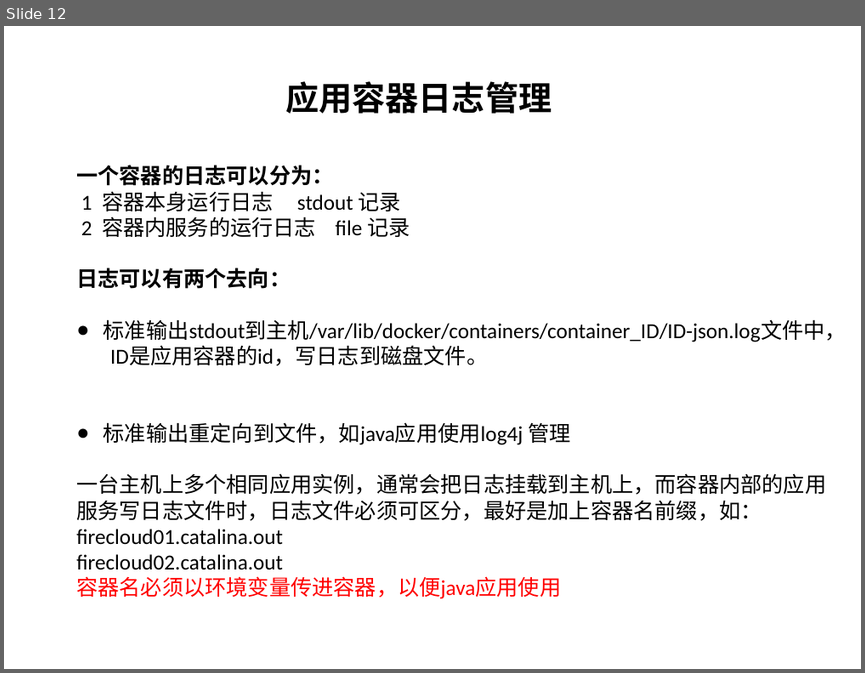
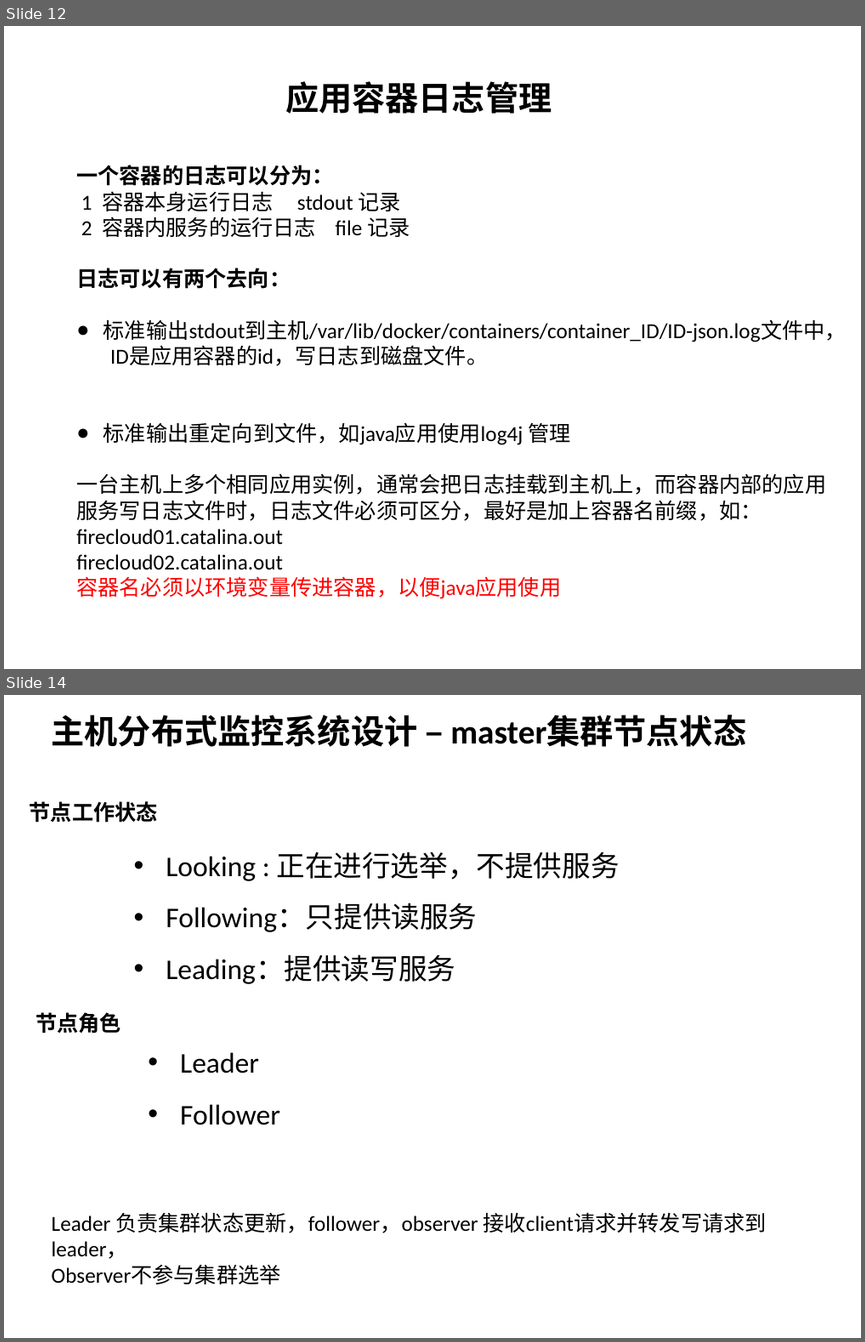
Before and after one commit to wsyx123/firecloud-server, a slide deck: description/firecloud-architecture.pptx. Shown one above the other, each under a label of ours: slide 12 before the commit, slides 12 and 14 after it; the slides between them are not shown. The pictures are 865x673 and 865x1342 pixels, drawn with LibreOffice and Linux fonts; fonts in the diff are those of the drawing. Boxes give left, top, right and bottom in pixels: in the first picture for what was removed or moved away, otherwise in the second. Text is boxed around its words. In the diff, an @@ line names an element or a change of style, - is before the commit and + after.

```diff
--- a/description/firecloud-architecture.pptx
+++ b/description/firecloud-architecture.pptx
@@ slide 14 added at [4,695,861,1338], background #FFFFFF @@
@@ text added at [52,715,746,747], 28 pt, text #000000, bold @@
+主机分布式监控系统设计 – master集群节点状态
@@ text added at [30,801,158,823], 18 pt, text #000000, bold @@
+节点工作状态
@@ text added at [166,851,619,984], 24 pt, text #000000 @@
+• Looking : 正在进行选举，不提供服务
+• Following：只提供读服务
+• Leading：提供读写服务
@@ text added at [35,1012,121,1033], 18 pt, text #000000, bold @@
+节点角色
@@ text added at [180,1052,280,1125], 24 pt, text #000000 @@
+• Leader
+• Follower
@@ text added at [52,1212,766,1284], 18 pt, text #000000 @@
+Leader 负责集群状态更新，follower，observer 接收client请求并转发写请求到leader，
+Observer不参与集群选举
```
Also in this commit, not shown: 22 other slides added, 25 other files.
